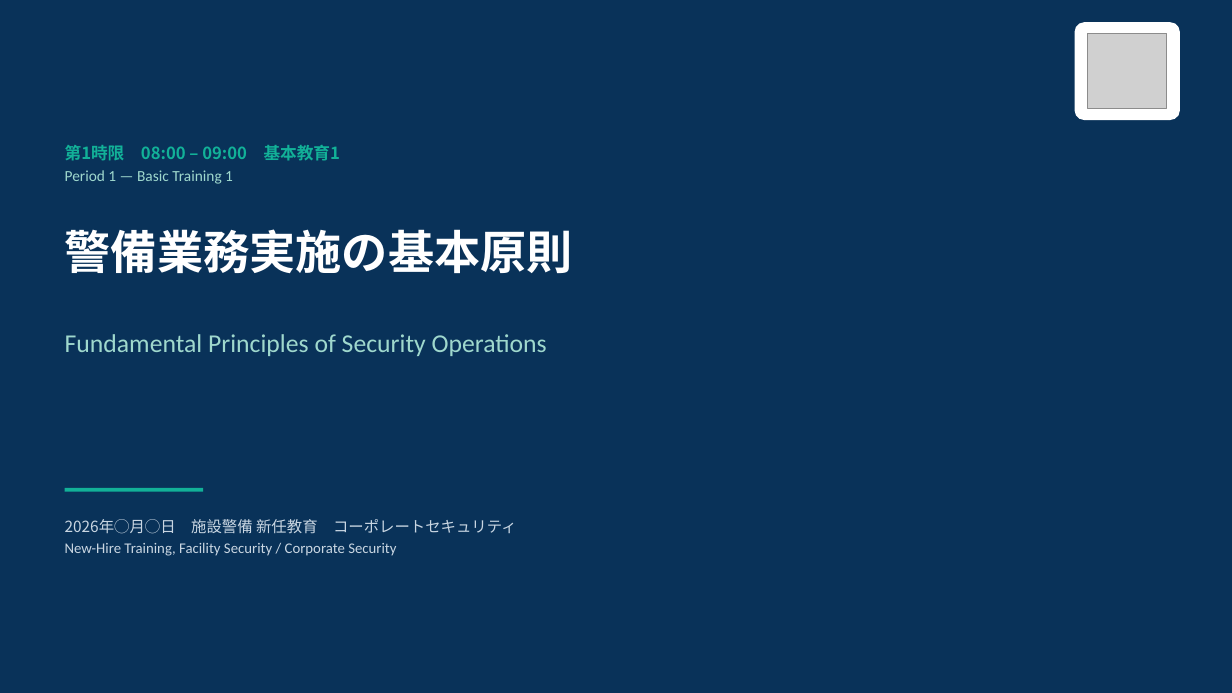
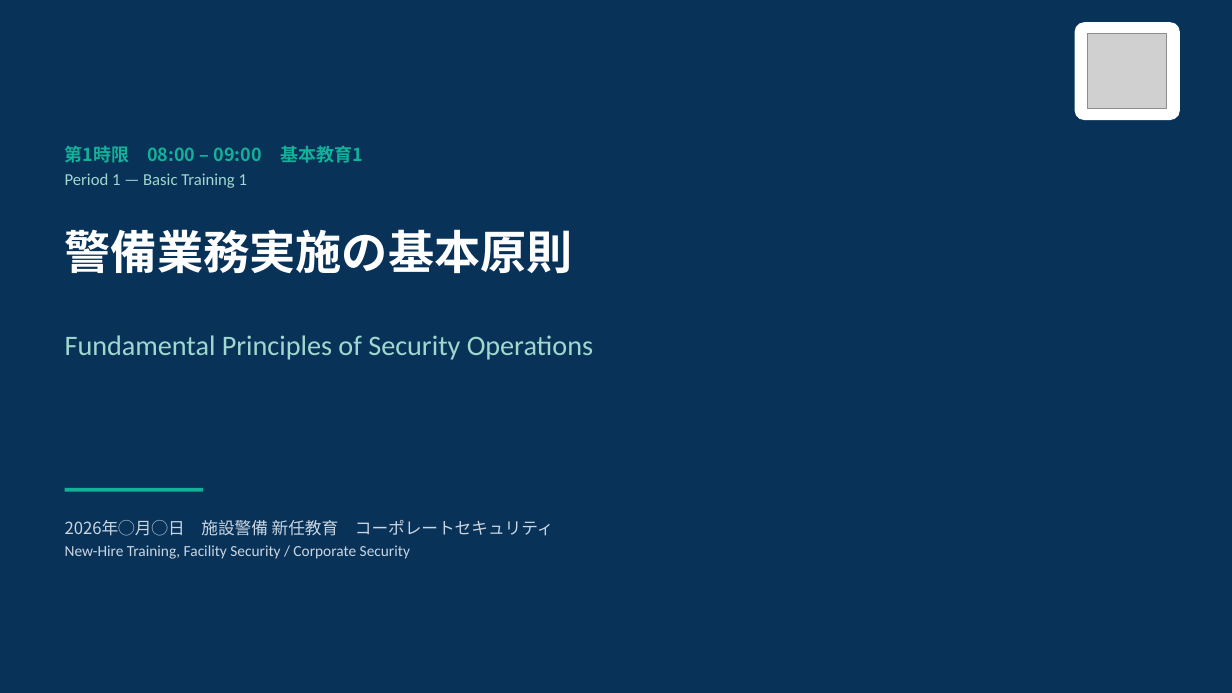
Before and after one commit to hrsmhiroshi-cpu/Training-, a slide deck: slide 1 of 新任講習/out/01_1限_警備業務実施の基本原則.pptx. Drawn at 1232x693 pixels with LibreOffice and Linux fonts; fonts in the diff are those of the drawing; grey boxes stand for pictures. Boxes give left, top, right and bottom in pixels: in the first picture for what was removed or moved away, otherwise in the second. Text is boxed around its words. In the diff, an @@ line names an element or a change of style, - is before the commit and + after.

```diff
--- a/新任講習/out/01_1限_警備業務実施の基本原則.pptx
+++ b/新任講習/out/01_1限_警備業務実施の基本原則.pptx
@@ text "第1時限 08:00 – 09:00 基本教育1" at [65,145,363,188]: size 13 to 14 pt in "第1時限 08:00 – 09:00 基本教育1"; size 12 to 13 pt in "Period 1 — Basic Training 1"; more space between paragraphs @@
@@ text "Fundamental Principles of Security Operations" at [65,335,593,360]: size 20 to 22 pt @@
@@ text "2026年◯月◯日 施設警備 新任教育 コーポレートセキュリティ" at [65,520,554,559]: size 12 to 13 pt in "2026年◯月◯日 施設警備 新任教育 コーポレートセキュリティ"; size 11.5 to 12 pt in "New-Hire Training, Facility Security / Corporate Security"; more space between paragraphs @@
```
Also in this commit, not shown: 17 other slides changed, 7 slides added, 2 other files.
